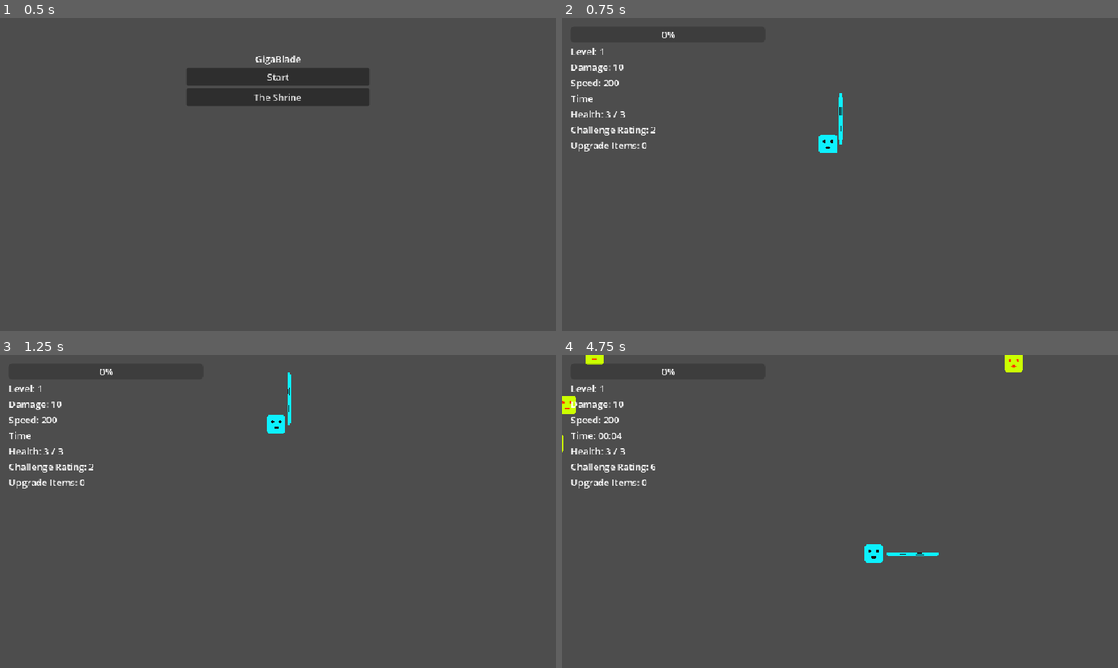
Above: before the commit, frames 1-4 (two rows, left to right).
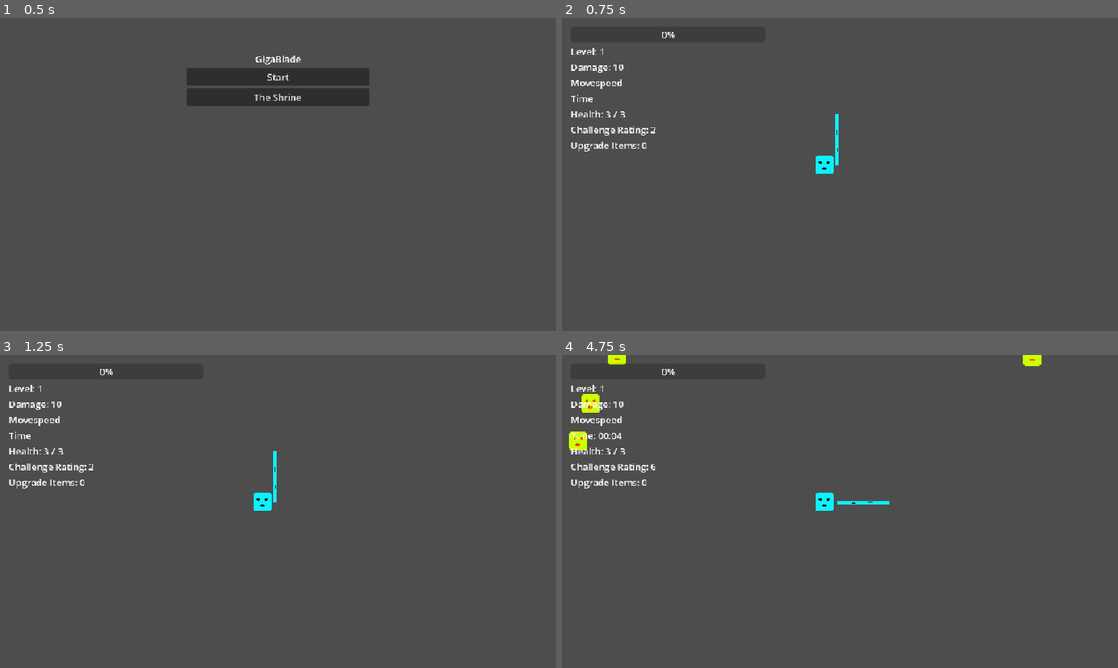
Above: after the commit, the same moments.

Repository: elygreen/GigaBlade
Game: Godot game, scene res://Main_Scenes/root_node.tscn
The game is run twice, just before and just after one commit, with the same random seed, the same clock (stepped at 60 frames per second) and the same inputs.
Inputs (mouse positions are in pixels of both pictures, inside the frame that each line leads up to):
- Up to frame 1 (0.5 s): no input
- Up to frame 2 (0.75 s): click "Start" at 0.5 s
- Up to frame 3 (1.25 s): no input
- Up to frame 4 (4.75 s): move the mouse to (962, 495) at 1.27 s; click (962, 495) at 1.35 s; move the mouse to (728, 527) at 2.02 s; right-click (728, 527) at 2.1 s; move the mouse to (895, 442) at 2.77 s; click (895, 442) at 2.85 s; move the mouse to (812, 574) at 3.52 s; right-click (812, 574) at 3.6 s; move the mouse to (1006, 558) at 4.27 s; click (1006, 558) at 4.35 s

Frame 1 is identical in both runs. In frame 2, 0.7% of the frame differs, in the area x 1-51%, y 19-50%; in frame 3, 0.7%; in frame 4, 1.7%, in the area x 0-87%, y 0-67%.
Error after the commit: Parse Error: Argument 1 of annotation "@export_enum" isn't a constant expression. (res://Base_Shrine_Upgrade.gd:5)

Commit message:
Trash Changes

Diff:
--- a/Base_Shrine_Upgrade.gd
+++ b/Base_Shrine_Upgrade.gd
@@ -2,7 +2,7 @@
 class_name Base_Shrine_Upgrade
 
 @export var id: String = "default_id"
-@export var stat_to_modify: String = "stat_id"
+@export_enum(StatTypes)
 
 @export_multiline var title: String = "New Upgrade"
 @export_multiline var description: String = "Gives a one time bonus"
--- a/Player/Player_Stats.gd
+++ b/Player/Player_Stats.gd
@@ -3,10 +3,10 @@
 signal stat_updated(stat_name, new_value)
 
 const STATS = {
-	"speed": {"base": 200.0, "type": "multiplicative"},
-	"max_health": {"base": 3, "type": "additive"},
-	"sword_damage": {"base": 10, "type": "additive"},
-	"sword_size": {"base": 1.0, "type": "multiplicative"}
+	StatTypes.PLAYER_SPEED: {"base": 200.0, "type": "multiplicative"},
+	StatTypes.MAX_HEALTH: {"base": 3, "type": "additive"},
+	StatTypes.SWORD_DAMAGE: {"base": 10, "type": "additive"},
+	StatTypes.SWORD_SIZE: {"base": 1.0, "type": "multiplicative"}
 }
 
 var perm_bonuses: Dictionary = {}
--- /dev/null
+++ b/Stat_Types.gd
@@ -0,0 +1,8 @@
+extends RefCounted
+
+class_name StatTypes
+
+const PLAYER_SPEED = "player_speed"
+const MAX_HEALTH = "max_health"
+const SWORD_DAMAGE = "sword_damage"
+const SWORD_SIZE = "sword_size"
Not shown, added: Stat_Types.gd.uid
